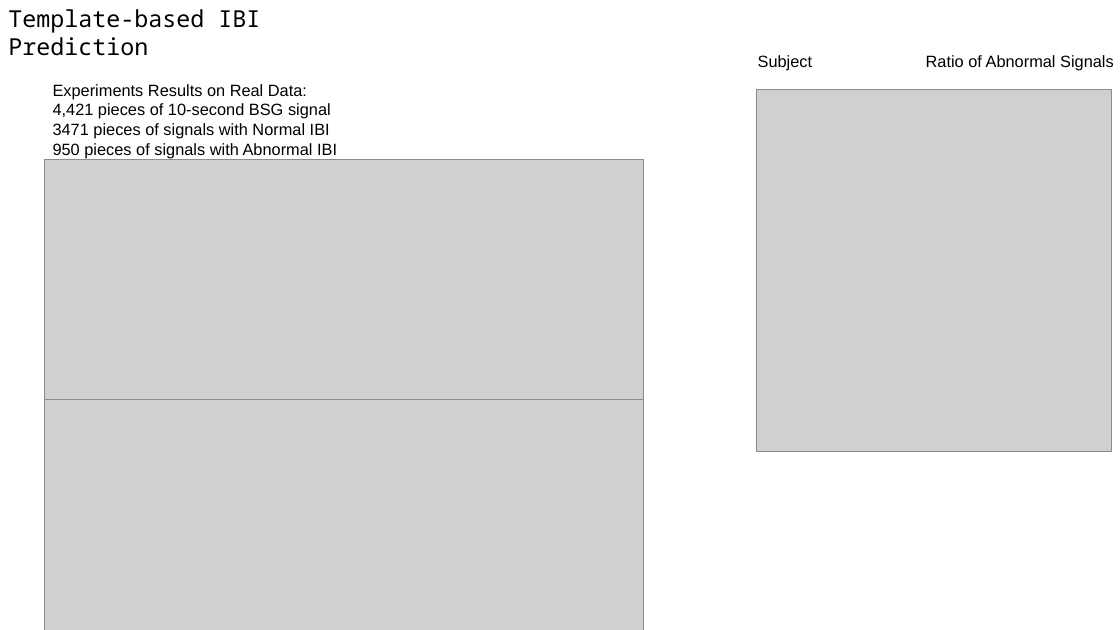
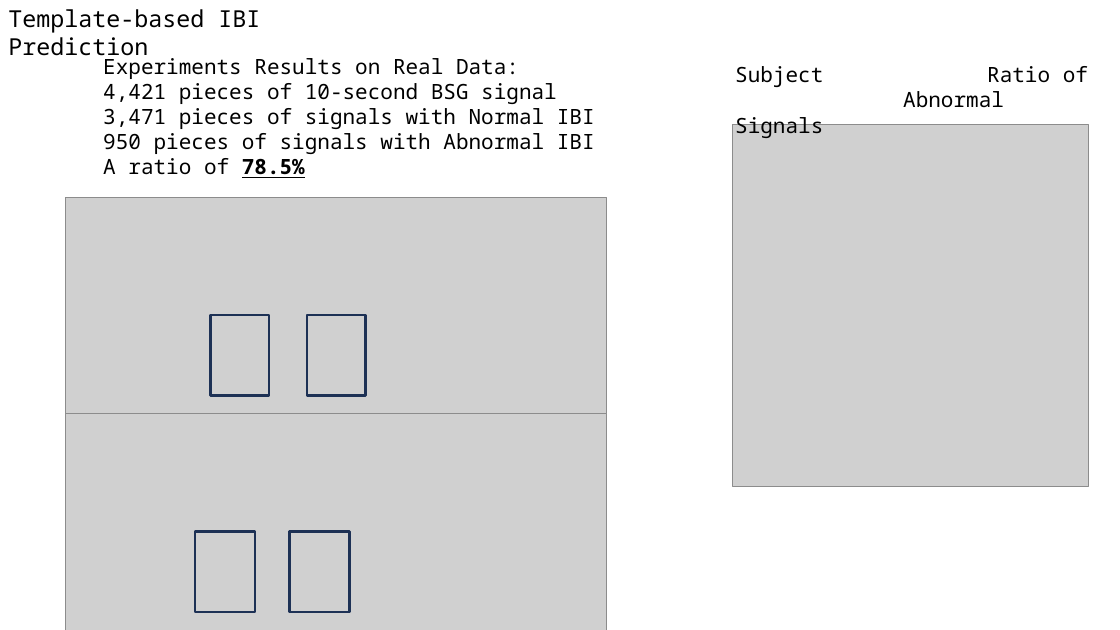
Before and after one commit to A-Big-Tortoise/Presentation, a slide deck: slide 5 of Presentation_0226_JiayuChen.pptx. Drawn at 1120x630 pixels with LibreOffice and Linux fonts; fonts in the diff are those of the drawing; grey boxes stand for pictures. Boxes give left, top, right and bottom in pixels: in the first picture for what was removed or moved away, otherwise in the second. Text is boxed around its words. In the diff, an @@ line names an element or a change of style, - is before the commit and + after.

```diff
--- a/Presentation_0226_JiayuChen.pptx
+++ b/Presentation_0226_JiayuChen.pptx
@@ text "Experiments Results on Real Data:": place and size @@
-text "Experiments Results on Real Data:" at box(53, 84, 337, 158)
+text "Experiments Results on Real Data:" at box(103, 54, 595, 178)
@@ text at box(103, 54, 595, 178): size 14 to 18 pt, font Arial to Noto Sans Mono in "Experiments Results on Real Data:", "4,421 pieces of 10-second BSG signal", "950 pieces of signals with Abnormal IBI", "A ratio of 78.5%"; bold on, underline on in "78.5%" @@
@@ text at box(735, 66, 1088, 108): text changed; size 14 to 18 pt; font Arial to Noto Sans Mono @@
-Subject Ratio of Abnormal Signals
+Subject Ratio of
+Abnormal Signals
@@ text at box(103, 108, 595, 129): text changed; size 14 to 18 pt; font Arial to Noto Sans Mono @@
-3471 pieces of signals with Normal IBI
+3,471 pieces of signals with Normal IBI
@@ picture: place and size @@
-picture at box(756, 90, 1112, 451)
+picture at box(733, 124, 1088, 486)
@@ picture: place and size @@
-picture at box(45, 160, 644, 399)
+picture at box(66, 197, 607, 414)
@@ rectangle added at box(211, 315, 269, 396), outline #1E3256 2 pt @@
@@ rectangle added at box(307, 315, 365, 396), outline #1E3256 2 pt @@
@@ picture: place and size @@
-picture at box(45, 391, 644, 630)
+picture at box(66, 413, 607, 630)
@@ rectangle added at box(195, 532, 255, 613), outline #1E3256 2 pt @@
@@ rectangle added at box(290, 532, 350, 613), outline #1E3256 2 pt @@
```
Also in this commit, not shown: 8 other slides changed.
